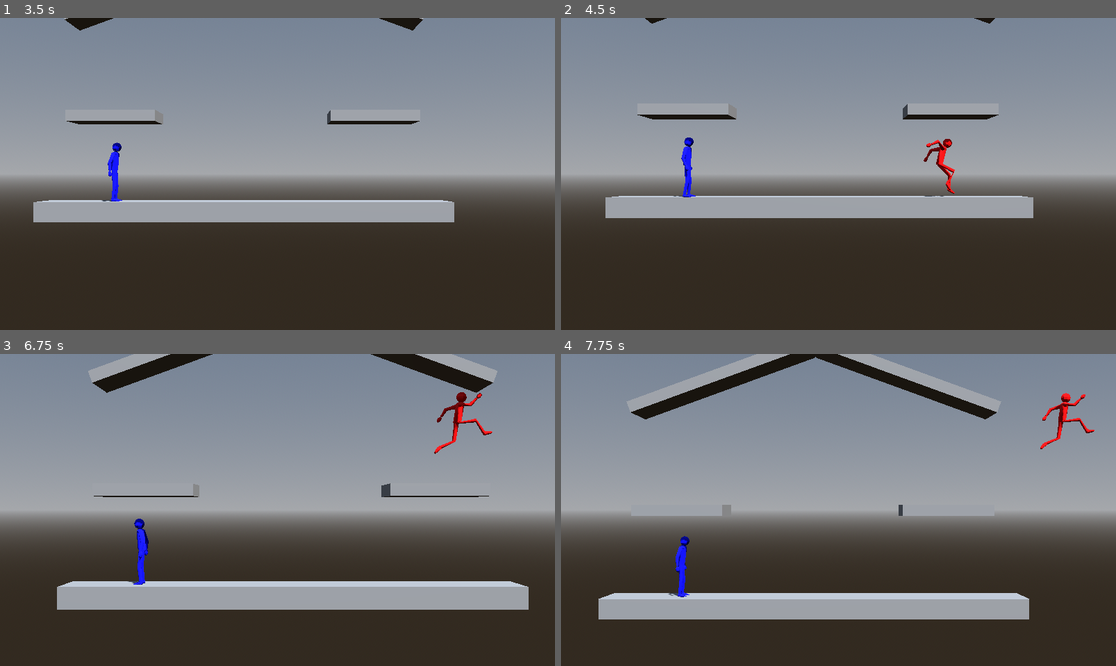
Above: before the commit, frames 1-4 (two rows, left to right).
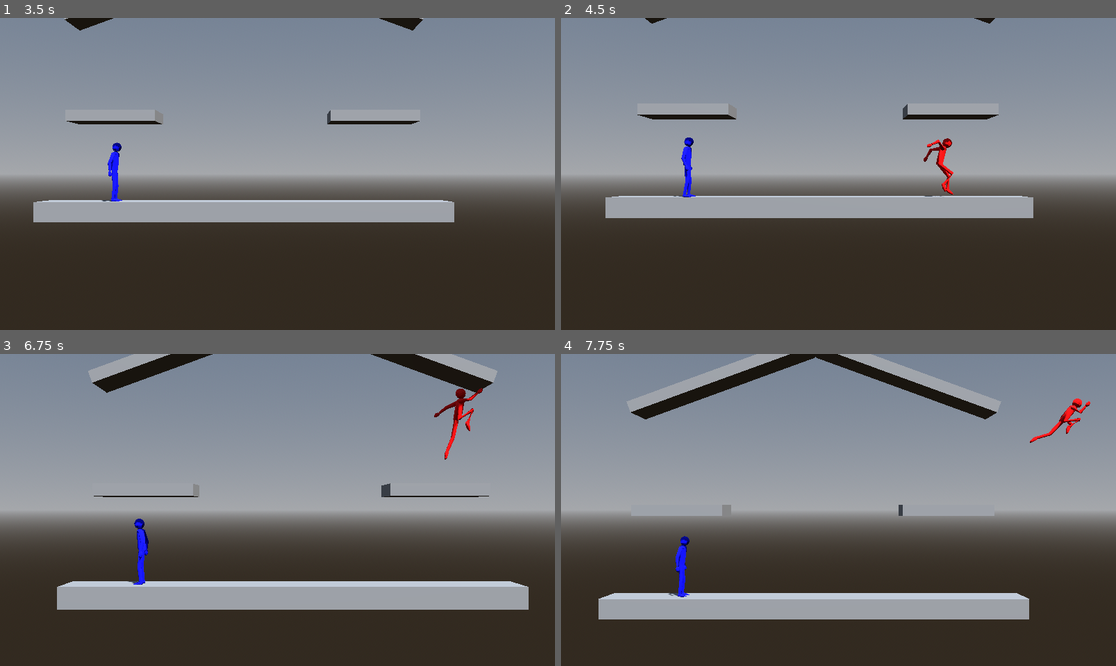
Above: after the commit, the same moments.

Repository: CocoMarck/SuperSmashTux
Game: Godot game, scene res://scenes/main.tscn
Two runs of this game, one before a commit and one after it. Both use one fixed random seed, a clock stepped at 60 frames per second and the inputs below.
Inputs:
- Up to frame 1 (3.5 s): hold Right (player1_move_right) 0.53-1.28 s; tap K (player1_attack) at 0.6 s; tap / (player1_jump) at 0.77, 1.52, 3.02 s; hold Down (player1_move_down) 1.28-2.03 s; tap O (player1_grab) at 1.35 s; hold Right (player1_move_right) 2.03-2.78 s; tap L (player1_power_attack) at 2.1 s; hold Up (player1_move_up) from 2.78 s (still down); tap P (player1_shield) at 2.85 s
- Up to frame 2 (4.5 s): release Up (player1_move_up) at 3.53 s; hold . (player1_walk) 3.53-4.28 s; hold Left (player1_move_left) from 3.53 s (still down); tap / (player1_jump) at 3.77 s; tap G (player2_attack) at 4.35 s
- Up to frame 3 (6.75 s): tap / (player1_jump) at 4.52, 6.02 s; release Left (player1_move_left) at 5.03 s; hold Down (player1_move_down) 5.03-5.78 s; tap H (player2_grab) at 5.1 s; hold Right (player1_move_right) 5.78-6.53 s; tap S (player2_move_down) at 5.85 s; hold Up (player1_move_up) from 6.53 s (still down); tap A (player2_move_left) at 6.6 s
- Up to frame 4 (7.75 s): tap / (player1_jump) at 6.77, 7.52 s; release Up (player1_move_up) at 7.28 s; hold Right (player1_move_right) from 7.28 s (still down); tap D (player2_move_right) at 7.35 s

Frame 1 is identical in both runs. In frame 2, 0.1% of the frame differs, in the area x 65-71%, y 38-58%; in frame 3, 0.5%; in frame 4, 0.5%, in the area x 84-97%, y 12-31%.

Commit message:
New anims for air neutral, back and forward jump. And better functional attack jump.

Diff:
--- a/scripts/fighter.gd
+++ b/scripts/fighter.gd
@@ -453,8 +453,12 @@
 func _first_attack_frame() -> bool:
 	return _attack_count == 0
 
+func _attack_jump_limit_reached() -> bool:
+	return _attack_jump_count > 1
+func _is_attack_jump() -> bool:
+	return _current_attack.jump_power > 0.0
 func _can_attack_jump() -> bool:
-	return _current_attack.jump_power > 0.0 and _attack_jump_count == 0 and _first_attack_frame()
+	return _is_attack_jump() and (not _attack_jump_limit_reached()) and _first_attack_frame()
 
 func _set_attack(states: MoveStates) -> void:
 	'''
@@ -512,12 +516,6 @@
 			_current_attack = null
 		elif _grabbing():
 			_current_attack = null
-		elif (
-			_current_attack.air_attack and
-			(_current_attack.jump_power > 0 and states.falling) and not _can_attack_jump()
-		):
-			# Cancelar ataque aerio si es de salto, y esta callendo
-			_current_attack = null
 		elif signals.on_floor and _current_attack.air_attack:
 			# Cancelar ataque aerio si no esta en aire.
 			_current_attack = null
@@ -547,24 +545,51 @@
 
 	# Hacer ataque, esperando lo que dure, y haciendo que no se mueva el player si es necesario.
 	if _current_attack != null:
-		if _first_attack_frame():
+		# Necesarios
+		var first_attack_frame :bool = _first_attack_frame()
+		var is_attack_jump :bool = _is_attack_jump()
+
+		# Debug
+		if first_attack_frame:
 			print(_current_attack.name)
 
-		# Movimiento a al atacar
-		if _current_attack.override_horizontal_move:
-			_target_velocity.x = _current_attack.speed.x * _last_x_direction
-			# Antes se usaba `_x_not_zero_value`, pero no era lo correcto.
-		if _current_attack.override_vertical_move:
-			_target_velocity.y = _current_attack.speed.y
-		elif _can_attack_jump():
-			# Saltar solo una vez. Y Poner los saltos al maximo.
-			_target_velocity.y = _current_attack.jump_power
-			_jump_count = _max_jumps
-			_attack_jump_count += 1
-			_last_x_direction = _x_not_zero_value # Forzar direccion de movimiento de salto.
-			if not signals.on_floor:
-				# Cancelar solo heavy stun si esta en el aire.
-				_heavy_hitstun_time = 0
+		# Sobrescribir movimiento a al atacar. Modo normal
+		if not is_attack_jump:
+			if _current_attack.override_horizontal_move:
+				_target_velocity.x = _current_attack.speed.x * _last_x_direction
+				# Antes se usaba `_x_not_zero_value`, pero no era lo correcto.
+			if _current_attack.override_vertical_move:
+				_target_velocity.y = _current_attack.speed.y
+
+		# Lo que pasa cuando el movimiento de ataque es de salto
+		if is_attack_jump:
+			# Contar saltos
+			if first_attack_frame:
+				_attack_jump_count += 1
+			# Determinar limite
+			if _attack_jump_limit_reached():
+				_attack_count = _current_attack.duration
+			else:
+				if _current_attack.override_horizontal_move:
+					_target_velocity.x = _current_attack.speed.x * _last_x_direction
+				if first_attack_frame:
+					# Saltar solo una vez. Y Poner los saltos al maximo.
+					print(_current_attack.jump_power)
+					_target_velocity.y = _current_attack.jump_power
+					_set_jumps_to_max()
+					# Forzar direccion de movimiento de salto.
+					if _move_left:
+						_direction.x = -1
+					elif _move_right:
+						_direction.x = 1
+					if _direction.x != 0:
+						# Esto forza la visual, y pone las direcciones de mane de edecuada.
+						_last_x_direction = _direction.x
+						_x_not_zero_value = _direction.x
+						_looking_at_direction( _direction )
+					# Cancelar solo heavy stun si esta en el aire.
+					if not signals.on_floor:
+						_heavy_hitstun_time = 0
 
 		# Finalizar ataque.
 		if _attack_count >= _current_attack.duration:
@@ -605,7 +630,6 @@
 		_animation_player.play(_current_attack.name)
 	else:
 		_animation_player.stop()
-		#_mesh_instance.rotation_degrees.x = _current_attack.mesh_rotation_x
 
 func _attacking() -> bool:
 	return _current_attack != null
--- a/scripts/person.gd
+++ b/scripts/person.gd
@@ -39,6 +39,11 @@
 var _animation_player: AnimationPlayer
 
 # `_target_velocity`, pertenece a `GravityBody3D`.
+
+# Propiedades privadas | Animacion air jump
+var _air_jump_time :float = 0
+var _air_jump_duration :float = 0.5833
+var _current_air_jump_anim :String = "air_jump"
 
 # Propiedades privadas | Aceleracion horizontal
 var _ground_acceleration: float = 40.0
@@ -146,6 +151,7 @@
 			_x_not_zero_value = 1.0
 		else:
 			_x_not_zero_value = -1.0
+		_last_x_direction = _x_not_zero_value
 
 # Funciones | Apariencia
 func _set_material( p_meterial: Material ) -> void:
@@ -378,7 +384,7 @@
 		_x_not_zero_value = _last_x_direction # Forzar dirección. Para cuando cae del air de espaldas.
 	else:
 		if _max_jumps == 1.0:
-			_jump_count = _max_jumps
+			_set_jumps_to_max()
 
 	# Cambiador de velocidad segun sea el caso.
 	var speed : int
@@ -423,7 +429,7 @@
 		_target_velocity.y = jump_impulse
 		_heavy_hitstun_time = 0.0 # Cancelar stun move si es que hay.
 		if signals.air_count > 0:
-			_jump_count = _max_jumps
+			_set_jumps_to_max()
 		else:
 			_jump_count += 1
 
@@ -497,6 +503,10 @@
 		air_forward,
 		air_back
 	)
+
+func _set_jumps_to_max() -> void:
+	_air_jump_time = 0
+	_jump_count = _max_jumps
 
 func _move_anim(delta:float, states: MoveStates) -> void:
 	'''
@@ -516,12 +526,29 @@
 	elif states.running:
 		_animation_player.play("run")
 	# En el aire
+	elif _jump_count > 1 and _air_jump_time > 0:
+		# Animacion de salto en el aire.
+		if _air_jump_time == _air_jump_duration:
+			# Actualizar anim de segundo satlo segun el caso.
+			_current_air_jump_anim = "air_jump"
+			if states.air_forward:
+				_current_air_jump_anim = "air_forward_jump"
+			elif states.air_back:
+				_current_air_jump_anim = "air_back_jump"
+		_animation_player.play(_current_air_jump_anim)
+		_air_jump_time -= delta
 	elif states.jumping:
 		_animation_player.play("jump")
+		_air_jump_time = _air_jump_duration
 	elif states.falling:
 		_animation_player.play("fall")
+		_air_jump_time = 0
 	else:
 		_animation_player.play("idle")
+
+func _looking_at_direction(direction: Vector3 ) -> void:
+	_pivot.basis = Basis.looking_at(direction)
+	_pivot.rotate_x( 0 )
 
 func _set_pivot_direction(signals: MoveSignals) -> void:
 	'''
@@ -530,11 +557,11 @@
 	- Cuando se agarre de un ledge.
 	'''
 	if (signals.on_floor and (_move_left or _move_right)) or _holding_onto_the_ledge():
-		_pivot.basis = Basis.looking_at(
+		_looking_at_direction(
 			Vector3(_x_not_zero_value, signals.direction.y, signals.direction.z)
 		)
+		_pivot.rotate_x( 0 )
 		_last_x_direction = _x_not_zero_value
-		_pivot.rotate_x( 0 )
 
 # Funciones | Damage recibido
 func set_damage(damage:int):
@@ -574,7 +601,7 @@
 			# Al recibir trancasos en el aire, ya no poder saltar.
 			# Si bien en realidad simplemente solo se puede poner el maximo de saltos sin este if, porque cuando estas en el piso se reinicia el conteo de saltos.
 			# Lo que pasa que estando en el piso y recibes un golpe que te manda a volar, si deberias poder saltar.
-			_jump_count = _max_jumps # Ya no poder saltar
+			_set_jumps_to_max()
 			_target_velocity.y = 0 # Cancelar velocidad vertical
 
 func set_thrown_move(damage: int, direction: Vector3) -> void:
--- a/scripts/power_fighter.gd
+++ b/scripts/power_fighter.gd
@@ -7,8 +7,8 @@
 # Propiedades privadas | Power attacks
 var _power_attacks: PowerAttacks = PowerAttacks.new({
 	"up" : FightMove.new({
-		"name": &"up_attack", # Nombre de animación
-		"duration": 0.4583,
+		"name": &"up_power_attack", # Nombre de animación
+		"duration": 0.625,
 		"speed": Vector3(8,0,0),
 		"direction": Vector3(0,0,0),
 		"jump_power": 10.0,
@@ -30,8 +30,8 @@
 		]
 	}),
 	"air_up" : FightMove.new({
-		"name": &"up_attack", # Nombre de animación
-		"duration": 0.4583,
+		"name": &"air_up_power_attack", # Nombre de animación
+		"duration": 0.625,
 		"speed": Vector3(8,0,0),
 		"direction": Vector3(0,0,0),
 		"jump_power": 10.0,
Binary file changed: assets/standard_character_a_pose.glb
Not shown, changed: docs/asset-personaje.md
